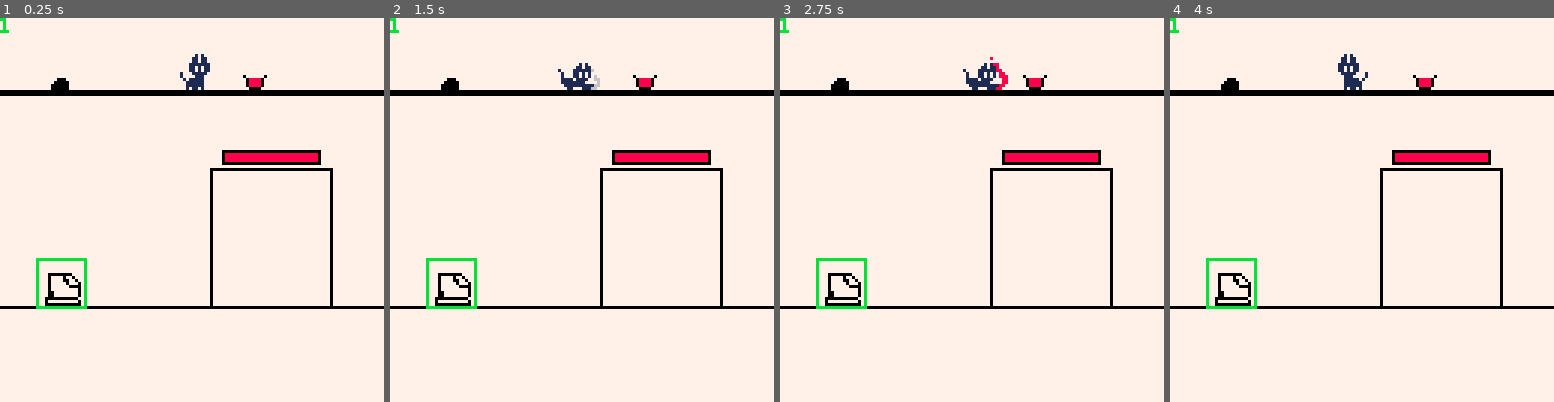
Above: before the commit, frames 1-4 (left to right).
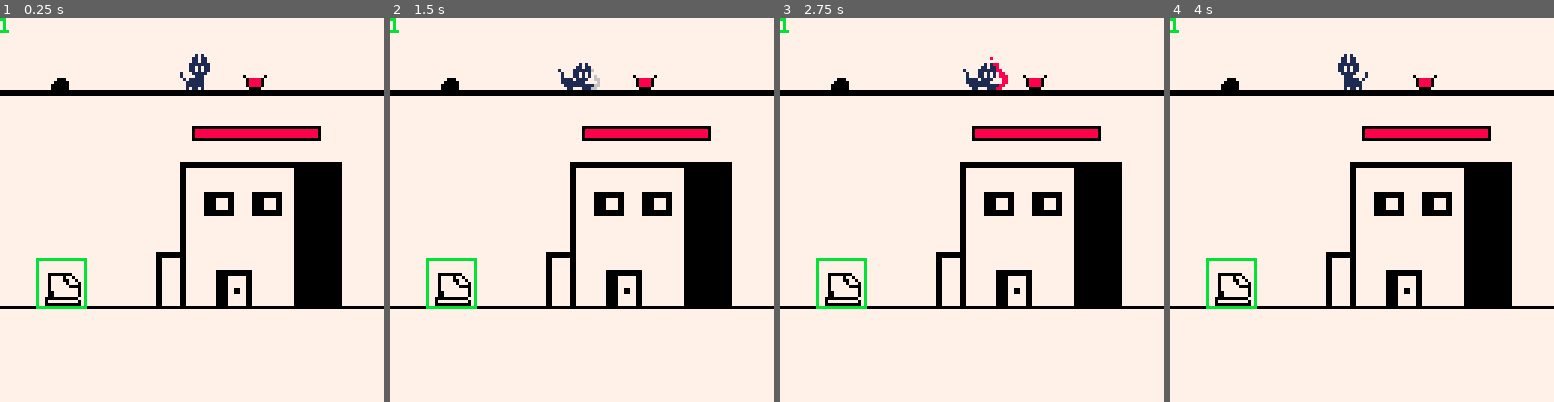
Above: after the commit, the same moments.

Repository: Arche-san/retrocat
Game: PICO-8 cartridge retrocat.p8
Same seed, same stepped clock (60 frames per second), same inputs: the game is played once before the commit and once after it.
Inputs:
- Up to frame 1 (0.25 s): no input
- Up to frame 2 (1.5 s): tap X (X key) at 0.33, 1.07 s; tap O (Z key) at 0.7 s
- Up to frame 3 (2.75 s): hold Right 1.6-2.1 s; tap O (Z key) at 1.7, 2.1, 2.5 s; tap X (X key) at 1.85 s; hold Right from 2.47 s (still down)
- Up to frame 4 (4 s): tap O (Z key) at 2.9, 3.3, 3.7 s; tap X (X key) at 2.97 s; release Right at 3.03 s; hold Left 3.08-3.58 s

The runs differ from the first frame. In frame 1, 9.2% of the frame differs, in the area x 40-90%, y 28-75%; in frame 2, 9.2%; in frame 3, 9.2%; in frame 4, 9.2%.

Commit message:
placeholder for sprite building

Diff:
--- a/retrocat.p8
+++ b/retrocat.p8
@@ -10,7 +10,7 @@
 rock_push_time = 15
 rock_damage = 10
 
-cat_push_range = 6
+cat_push_range = 10
 cat_hpush_freeze = 32
 cat_vpush_freeze = 32
 
@@ -187,16 +187,17 @@
 
 function bulding_draw(b)
  -- building
- rect(70,50,110,96,0)
+ sspr(0,32,32,32,50,ground_y-64,64,64)
+ --rect(70,50,110,96,0)
 
  -- gauge
- local gauge_min = 75
+ local gauge_min = 65
  local gauge_max = 105
- rect(gauge_min-1,44,gauge_max+1,48,0)
+ rect(gauge_min-1,36,gauge_max+1,40,0)
  if b.life > 0 then
   local gauge_ratio = 1 - b.life / building_life_max
   local gauge_val = gauge_min + flr(gauge_ratio * (gauge_max - gauge_min))
-  rectfill(gauge_val,45,105,47,8)
+  rectfill(gauge_val,37,105,39,8)
  end
 end
 
@@ -410,8 +411,8 @@
   if(b.state_time >= bucket_shake_time) b.state = 0
  end
 
- if(b.x > 124) b.x = 124
- if(b.x < 4) b.x = 4
+ if(b.x > 108) b.x = 108
+ if(b.x < 20) b.x = 20
 end
 
 function bucket_draw(b)
Not shown, changed: 24 lines of the sprite sheet (__gfx__) section of retrocat.p8
